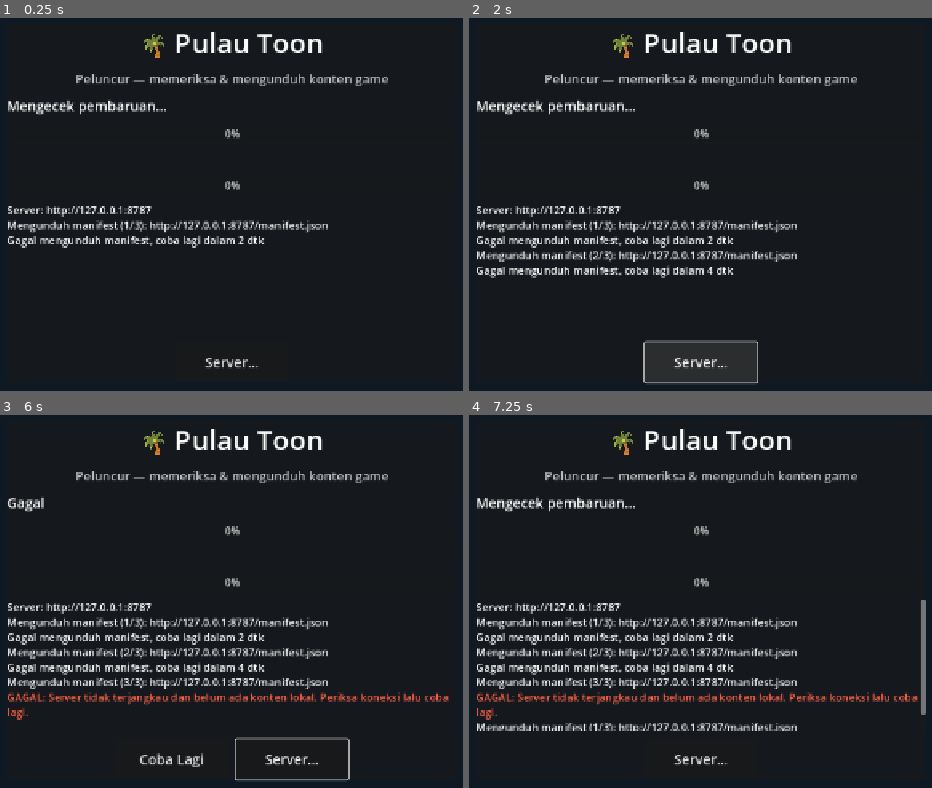
Above: before the commit, frames 1-4 (two rows, left to right).
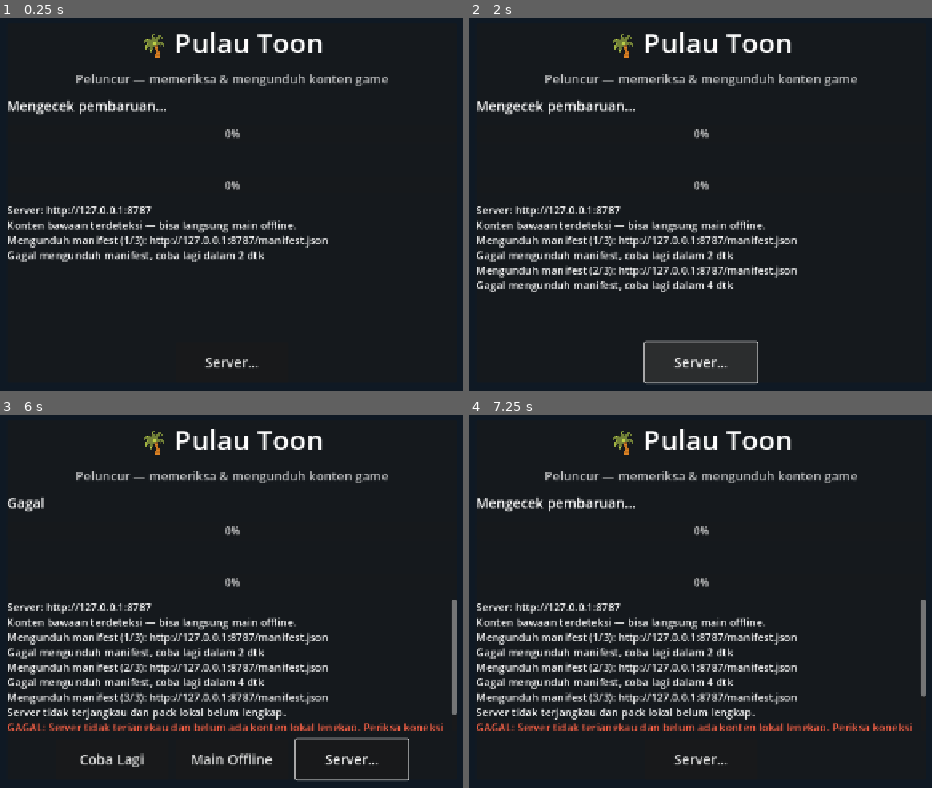
Above: after the commit, the same moments.

Repository: KyokoApp/Unity
Game: Godot game, scene res://launcher/launcher.tscn
Same seed, same stepped clock (60 frames per second), same inputs: the game is played once before the commit and once after it.
Inputs (mouse positions are in pixels of both pictures, inside the frame that each line leads up to):
- Up to frame 1 (0.25 s): no input
- Up to frame 2 (2 s): tap Enter (ui_accept) at 0.5, 0.77 s; move the mouse to (outside the picture) at 0.52 s; hold Right (ui_right) 0.53-1.25 s; hold Shift 0.53-1.25 s; click (outside the picture) at 0.67 s; click "Server…" at 1.25 s
- Up to frame 3 (6 s): drag from (222, 657) to (342, 724) at 2.02 s; move the mouse to (462, 534) at 2.77 s; hold Right (ui_right) 2.78-3.5 s; hold Shift 2.78-3.5 s; drag from (342, 724) to (143, 567) at 3.52 s; move the mouse to (outside the picture) at 4.27 s; hold Left (ui_left) 4.28-5 s; hold Shift 4.28-5 s; drag from (143, 567) to (263, 523) at 5.02 s; move the mouse to (421, 635) at 5.77 s; hold Down (ui_down) from 5.78 s (still down); hold Shift from 5.78 s (still down); click (421, 635) at 5.92 s
- Up to frame 4 (7.25 s): release Down (ui_down) at 6.5 s; release Shift at 6.5 s; click "Coba Lagi" at 6.5 s

The runs differ from the first frame. In frame 1, 3.0% of the frame differs, in the area x 1-71%, y 54-66%; in frame 2, 5.1%; in frame 3, 11%, in the area x 1-99%, y 49-98%; in frame 4, 9.4%.
Error in both runs: Invalid assignment of property or key 'confirm_button_text' with value of type 'String' on a base object of type 'ConfirmationDialog'. (res://launcher/launcher…

Commit message:
fix: seed manifest bundel AIO — konten bawaan dikenali, boot offline-total jalan
Co-authored-by: arena-agent <297053741+arena-agent@users.noreply.github.com>

Diff:
--- a/project/launcher/launcher.gd
+++ b/project/launcher/launcher.gd
@@ -161,6 +161,18 @@
 	_updater.finished_ok.connect(_on_finished)
 	_updater.finished_offline.connect(_on_finished_offline)
 	_updater.failed.connect(_on_failed)
+	# Seed manifest bundel (APK AIO): konten sudah ada di res://packs/*,
+	# catat sebagai manifest lokal agar boot offline-total tetap jalan.
+	if FileAccess.file_exists("res://packs/manifest.json") \
+			and not FileAccess.file_exists("user://local_manifest.json"):
+		var f := FileAccess.open("res://packs/manifest.json", FileAccess.READ)
+		if f != null:
+			var w := FileAccess.open("user://local_manifest.json", FileAccess.WRITE)
+			if w != null:
+				w.store_string(f.get_as_text())
+				w.close()
+				_log_line("Konten bawaan terdeteksi — bisa langsung main offline.")
+			f.close()
 	_updater.run(_server_url)
 
 func _on_pack_progress(pid: String, done: int, total: int) -> void:
Not shown, changed: project/export_presets.cfg
Not shown, added: project/packs/manifest.json
Not shown, changed: .github/workflows/apk_release.yml
Not shown, changed: tools/build_packs.py
